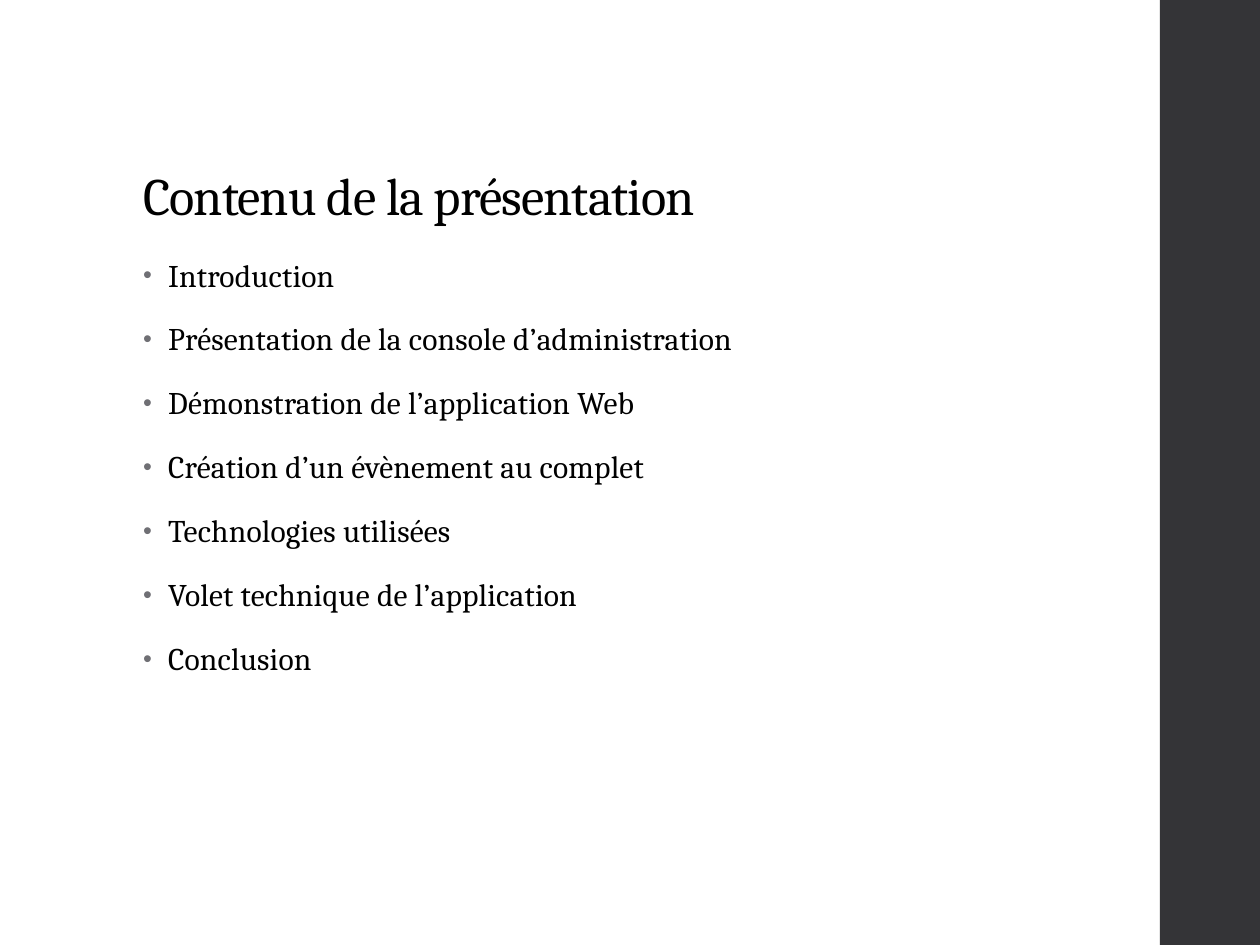
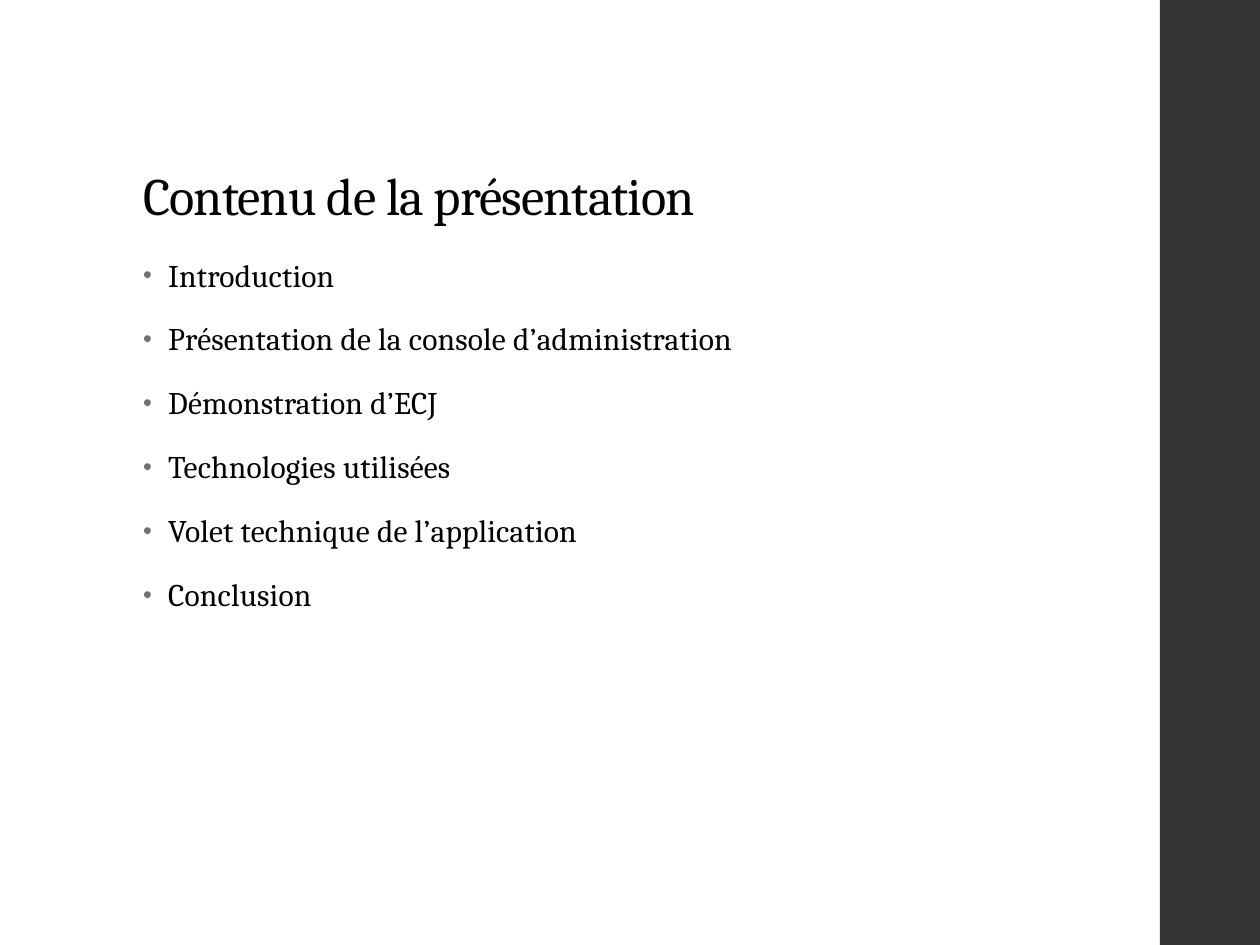
Before and after one commit to qwertyuu/Projet_fin_etudes_2016-2017, a slide deck: slide 2 of Gestion de projet/Présentations/PowerPoint.pptx. Drawn at 1260x945 pixels with LibreOffice and Linux fonts; fonts in the diff are those of the drawing. Boxes give left, top, right and bottom in pixels: in the first picture for what was removed or moved away, otherwise in the second. Text is boxed around its words. In the diff, an @@ line names an element or a change of style, - is before the commit and + after.

```diff
--- a/Gestion de projet/Présentations/PowerPoint.pptx
+++ b/Gestion de projet/Présentations/PowerPoint.pptx
@@ text at [168, 392, 437, 420]: text changed @@
-• Démonstration de l’application Web
-• Création d’un évènement au complet
+• Démonstration d’ECJ
```
Also in this commit, not shown: 3 other slides changed, 1 slide added, 2 slides removed.
